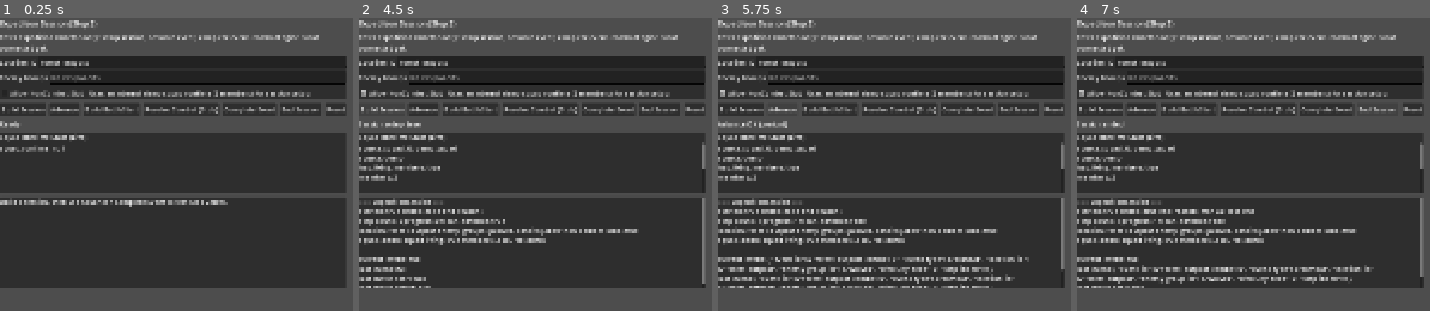
Above: before the commit, frames 1-4 (left to right).
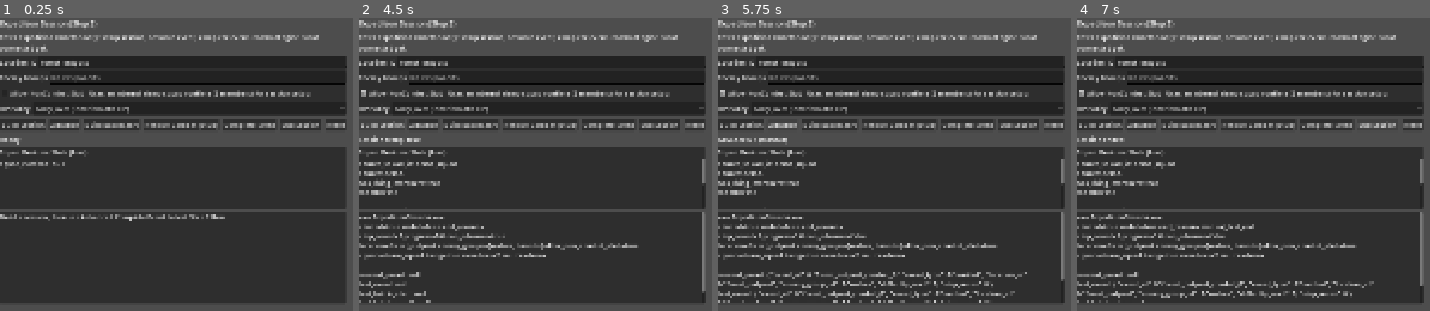
Above: after the commit, the same moments.

Repository: haoccy0u/company
Game: Godot game, scene res://scenes/devtest/panels/ExpeditionSessionTestPanel.tscn
Same seed, same stepped clock (60 frames per second), same inputs: the game is played once before the commit and once after it. This scene is started directly instead of the project's main scene.
Inputs (mouse positions are in pixels of both pictures, inside the frame that each line leads up to):
- Up to frame 1 (0.25 s): no input
- Up to frame 2 (4.5 s): click (549, 108) at 0.5 s, where only the run after the commit has a clickable "carry_over (inherit battle HP)"; click "Resolve Combat (Stub)" at 1.25 s; click "Build BattleStart" at 2 s; click "Build BattleStart" at 2.75 s; click "Allow NonCombat Stub" at 3.5 s; click "Build Session" at 4.25 s
- Up to frame 3 (5.75 s): click "Advance" at 5 s
- Up to frame 4 (7 s): click "Complete Event" at 5.75 s; click "End Session" at 6.5 s

The runs differ from the first frame. In frame 1, 20% of the frame differs, in the area x 0-99%, y 27-98%; in frame 2, 25%; in frame 3, 29%; in frame 4, 28%.

Commit message:
新增 HP 策略基类与默认策略 PostBattleHpPolicy.gd CarryOverHpPolicy.gd ResultApplier 改为按 hp_policy_id 选择策略计算战后 HP ResultApplier.gd ExpeditionSessionTestPanel 在应用战斗结果时从 BattleStart.rules.hp_policy_id 读取策略并传给 ResultApplier ExpeditionSessionTestPanel.gd 更新文档 README.md

Diff:
--- a/scenes/devtest/panels/ExpeditionSessionTestPanel.gd
+++ b/scenes/devtest/panels/ExpeditionSessionTestPanel.gd
@@ -13,10 +13,19 @@
 const ResultApplierRef = preload("res://src/expedition_system/battle/ResultApplier.gd")
 
 const CTX_SQUAD_RUNTIME: StringName = &"expedition.squad_runtime"
+const HP_POLICY_IDS: Array[StringName] = [
+	ResultApplierRef.CARRY_OVER_HP_POLICY_ID,
+	ResultApplierRef.RESET_FULL_HP_POLICY_ID,
+]
+const HP_POLICY_LABELS: Array[String] = [
+	"carry_over (inherit battle HP)",
+	"reset_full (restore to max HP)",
+]
 
 @onready var location_id_edit: LineEdit = $ConfigFrame/ConfigVBox/LocationRow/LocationIdEdit
 @onready var enemy_groups_edit: LineEdit = $ConfigFrame/ConfigVBox/EnemyGroupsRow/EnemyGroupsEdit
 @onready var allow_non_combat_stub_check: CheckBox = $ConfigFrame/ConfigVBox/OptionsRow/AllowNonCombatStubCheck
+@onready var hp_policy_option: OptionButton = $ConfigFrame/ConfigVBox/HpPolicyRow/HpPolicyOption
 
 @onready var build_session_button: Button = $ButtonRow/BuildSessionButton
 @onready var advance_button: Button = $ButtonRow/AdvanceButton
@@ -44,6 +53,7 @@
 
 func _ready() -> void:
 	_bind_buttons()
+	_populate_hp_policy_options()
 	_reset_ui_defaults()
 	_reset_runtime_state()
 	_refresh_squad_state_view()
@@ -75,6 +85,8 @@
 	location_id_edit.text = "forest_outpost"
 	enemy_groups_edit.text = "wolves,bandits"
 	allow_non_combat_stub_check.button_pressed = false
+	if hp_policy_option.item_count > 0:
+		hp_policy_option.select(0)
 	status_label.text = "Ready"
 
 
@@ -156,6 +168,7 @@
 		log_line("BattleBuilder.from_combat_event() -> null")
 		return
 
+	_apply_selected_hp_policy_to_battle_start(_last_battle_start)
 	status_label.text = "Built BattleStart"
 	log_line("Built BattleStart: %s" % str(_last_battle_start.to_dict()))
 	_show_state()
@@ -202,6 +215,7 @@
 		status_label.text = "Build BattleStart failed"
 		log_line("Resolve combat skipped: BattleBuilder returned null.")
 		return
+	_apply_selected_hp_policy_to_battle_start(_last_battle_start)
 	var result := battle_session.run_stub_from_combat_event(combat_event, _squad_runtime)
 	if result == null:
 		status_label.text = "Stub battle failed"
@@ -209,7 +223,8 @@
 		return
 
 	_last_battle_result = result
-	var apply_ok: bool = ResultApplierRef.apply_stub_result_to_squad_runtime(result, _squad_runtime)
+	var hp_policy_id: StringName = _get_current_hp_policy_id()
+	var apply_ok: bool = ResultApplierRef.apply_stub_result_to_squad_runtime(result, _squad_runtime, hp_policy_id)
 	if not apply_ok:
 		status_label.text = "Apply battle result failed"
 		log_line("Resolve combat failed: ResultApplier.apply_stub_result_to_squad_runtime() returned false.")
@@ -221,7 +236,11 @@
 
 	var completed: bool = _session.complete_current_event()
 	status_label.text = "Combat stub resolved (%s), complete=%s" % [String(result.ended_reason), str(completed)]
-	log_line("Resolved combat stub: %s, complete_current_event=%s" % [str(result.to_dict()), str(completed)])
+	log_line("Resolved combat stub (hp_policy=%s): %s, complete_current_event=%s" % [
+		String(hp_policy_id),
+		str(result.to_dict()),
+		str(completed)
+	])
 	_show_state()
 	_refresh_squad_state_view()
 
@@ -343,6 +362,7 @@
 	_append_result("last_event: %s\n" % _event_summary(_session.last_event))
 	_append_result("last_battle_start: %s\n" % _battle_start_summary())
 	_append_result("last_battle_result: %s\n" % _battle_result_summary())
+	_append_result("selected_hp_policy: %s\n" % _get_selected_hp_policy_label())
 
 
 func _event_summary(event_obj: RefCounted) -> String:
@@ -391,6 +411,16 @@
 	if _last_battle_start == null:
 		return "null"
 	return str(_last_battle_start.to_dict())
+
+
+func _get_current_hp_policy_id() -> StringName:
+	if _last_battle_start == null:
+		return _get_selected_hp_policy_id()
+
+	var policy_value: Variant = _last_battle_start.rules.get("hp_policy_id", ResultApplierRef.DEFAULT_HP_POLICY_ID)
+	if policy_value is StringName:
+		return policy_value
+	return StringName(str(policy_value))
 
 
 func _refresh_squad_state_view() -> void:
@@ -422,3 +452,29 @@
 			str(m.alive)
 		])
 		squad_state_view.append_text("    equip=[%s]\n" % _join_string_names(m.equipment_ids))
+
+
+func _populate_hp_policy_options() -> void:
+	hp_policy_option.clear()
+	for i in range(min(HP_POLICY_IDS.size(), HP_POLICY_LABELS.size())):
+		hp_policy_option.add_item(HP_POLICY_LABELS[i], i)
+
+
+func _get_selected_hp_policy_id() -> StringName:
+	var idx := hp_policy_option.selected
+	if idx < 0 or idx >= HP_POLICY_IDS.size():
+		return ResultApplierRef.DEFAULT_HP_POLICY_ID
+	return HP_POLICY_IDS[idx]
+
+
+func _get_selected_hp_policy_label() -> String:
+	var idx := hp_policy_option.selected
+	if idx < 0 or idx >= HP_POLICY_LABELS.size():
+		return String(ResultApplierRef.DEFAULT_HP_POLICY_ID)
+	return HP_POLICY_LABELS[idx]
+
+
+func _apply_selected_hp_policy_to_battle_start(start: BattleStart) -> void:
+	if start == null:
+		return
+	start.rules["hp_policy_id"] = _get_selected_hp_policy_id()
--- a/scenes/devtest/panels/ExpeditionSessionTestPanel.tscn
+++ b/scenes/devtest/panels/ExpeditionSessionTestPanel.tscn
@@ -68,6 +68,18 @@
 autowrap_mode = 2
 text = "Uses an internal demo squad runtime (2 members) for session setup."
 
+[node name="HpPolicyRow" type="HBoxContainer" parent="ConfigFrame/ConfigVBox"]
+layout_mode = 2
+theme_override_constants/separation = 6
+
+[node name="HpPolicyLabel" type="Label" parent="ConfigFrame/ConfigVBox/HpPolicyRow"]
+layout_mode = 2
+text = "HP Policy"
+
+[node name="HpPolicyOption" type="OptionButton" parent="ConfigFrame/ConfigVBox/HpPolicyRow"]
+layout_mode = 2
+size_flags_horizontal = 3
+
 [node name="ButtonRow" type="HBoxContainer" parent="."]
 layout_mode = 2
 theme_override_constants/separation = 8
--- a/src/expedition_system/battle/ResultApplier.gd
+++ b/src/expedition_system/battle/ResultApplier.gd
@@ -1,13 +1,26 @@
-class_name ResultApplier extends RefCounted
+extends RefCounted
+class_name ResultApplier
+
+const DEFAULT_HP_POLICY_ID: StringName = &"carry_over"
+const CARRY_OVER_HP_POLICY_ID: StringName = &"carry_over"
+const CARRY_OVER_HP_POLICY_PATH := "res://src/expedition_system/battle/policy/CarryOverHpPolicy.gd"
+const RESET_FULL_HP_POLICY_ID: StringName = &"reset_full"
+const RESET_FULL_HP_POLICY_PATH := "res://src/expedition_system/battle/policy/ResetFullHpPolicy.gd"
 
 
-static func apply_stub_result_to_squad_runtime(result: BattleResult, squad_runtime: SquadRuntime) -> bool:
+static func apply_stub_result_to_squad_runtime(
+	result: BattleResult,
+	squad_runtime: SquadRuntime,
+	hp_policy_id: StringName = DEFAULT_HP_POLICY_ID
+) -> bool:
 	if result == null:
 		push_error("ResultApplier.apply_stub_result_to_squad_runtime failed: result is null")
 		return false
 	if squad_runtime == null:
 		push_error("ResultApplier.apply_stub_result_to_squad_runtime failed: squad_runtime is null")
 		return false
+
+	var hp_policy: RefCounted = _make_hp_policy(hp_policy_id)
 
 	for row in result.player_results:
 		if not (row is Dictionary):
@@ -22,7 +35,43 @@
 		if member == null:
 			continue
 
-		member.current_hp = clampf(float(row.get("hp_after", member.current_hp)), 0.0, maxf(member.max_hp, 0.0))
+		var next_hp: float = hp_policy.apply_hp(member, row)
+		member.current_hp = clampf(next_hp, 0.0, maxf(member.max_hp, 0.0))
 		member.alive = bool(row.get("alive", member.current_hp > 0.0))
 
 	return true
+
+
+static func _make_hp_policy(hp_policy_id: StringName) -> RefCounted:
+	match hp_policy_id:
+		CARRY_OVER_HP_POLICY_ID:
+			return _load_policy(CARRY_OVER_HP_POLICY_PATH)
+		RESET_FULL_HP_POLICY_ID:
+			return _load_policy(RESET_FULL_HP_POLICY_PATH)
+		_:
+			push_warning("ResultApplier: unknown hp_policy_id=%s, fallback to carry_over" % String(hp_policy_id))
+			return _load_policy(CARRY_OVER_HP_POLICY_PATH)
+
+
+static func _load_policy(script_path: String) -> RefCounted:
+	var script_res := load(script_path)
+	if script_res == null:
+		push_warning("ResultApplier: failed to load hp policy script: %s; fallback inline policy" % script_path)
+		if script_path == RESET_FULL_HP_POLICY_PATH:
+			return _ResetFullHpPolicyFallback.new()
+		return _CarryOverHpPolicyFallback.new()
+	return script_res.new()
+
+
+class _CarryOverHpPolicyFallback extends RefCounted:
+	func apply_hp(member, player_result: Dictionary) -> float:
+		if member == null:
+			return 0.0
+		return float(player_result.get("hp_after", member.current_hp))
+
+
+class _ResetFullHpPolicyFallback extends RefCounted:
+	func apply_hp(member, _player_result: Dictionary) -> float:
+		if member == null:
+			return 0.0
+		return float(member.max_hp)
--- /dev/null
+++ b/src/expedition_system/battle/policy/CarryOverHpPolicy.gd
@@ -0,0 +1,11 @@
+extends "res://src/expedition_system/battle/policy/PostBattleHpPolicy.gd"
+class_name CarryOverHpPolicy
+
+func get_policy_id() -> StringName:
+	return &"carry_over"
+
+
+func apply_hp(member, player_result: Dictionary) -> float:
+	if member == null:
+		return 0.0
+	return float(player_result.get("hp_after", member.current_hp))
--- /dev/null
+++ b/src/expedition_system/battle/policy/PostBattleHpPolicy.gd
@@ -0,0 +1,14 @@
+extends RefCounted
+class_name PostBattleHpPolicy
+
+const POLICY_ID: StringName = &"base"
+
+
+func get_policy_id() -> StringName:
+	return POLICY_ID
+
+
+func apply_hp(member, _player_result: Dictionary) -> float:
+	if member == null:
+		return 0.0
+	return member.current_hp
--- /dev/null
+++ b/src/expedition_system/battle/policy/ResetFullHpPolicy.gd
@@ -0,0 +1,12 @@
+extends "res://src/expedition_system/battle/policy/PostBattleHpPolicy.gd"
+class_name ResetFullHpPolicy
+
+
+func get_policy_id() -> StringName:
+	return &"reset_full"
+
+
+func apply_hp(member, _player_result: Dictionary) -> float:
+	if member == null:
+		return 0.0
+	return float(member.max_hp)
Not shown, added: src/expedition_system/battle/ResultApplier.gd.uid
Not shown, added: src/expedition_system/battle/policy/CarryOverHpPolicy.gd.uid
Not shown, added: src/expedition_system/battle/policy/PostBattleHpPolicy.gd.uid
Not shown, added: src/expedition_system/battle/policy/ResetFullHpPolicy.gd.uid
Not shown, changed: src/expedition_system/battle/README.md
